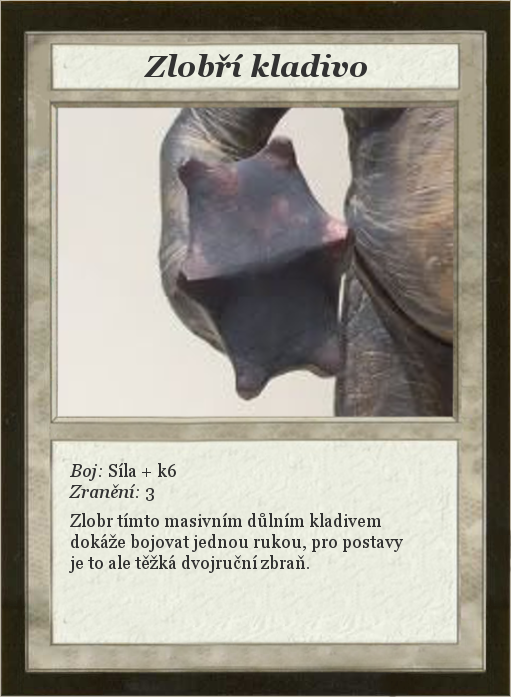
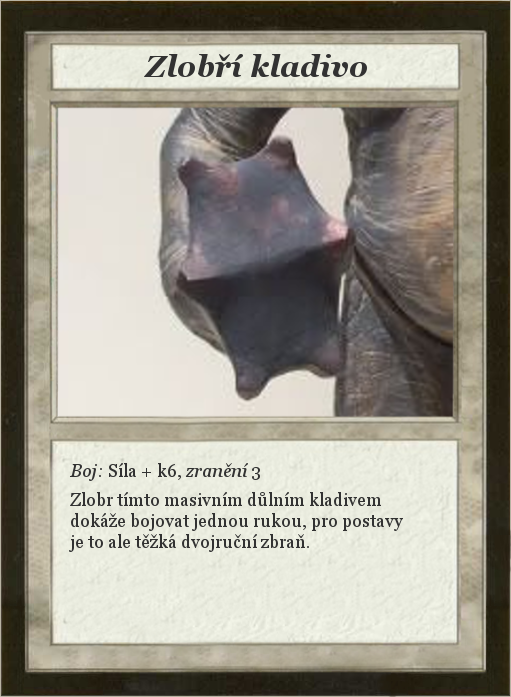
Layered file, before and after one edit (511x697). Changes by layer:
renamed "Boj: Síla + k6 ..." to "Boj: Síla + k6, zranění 3 ...", painted on it over [69, 463, 403, 573]
